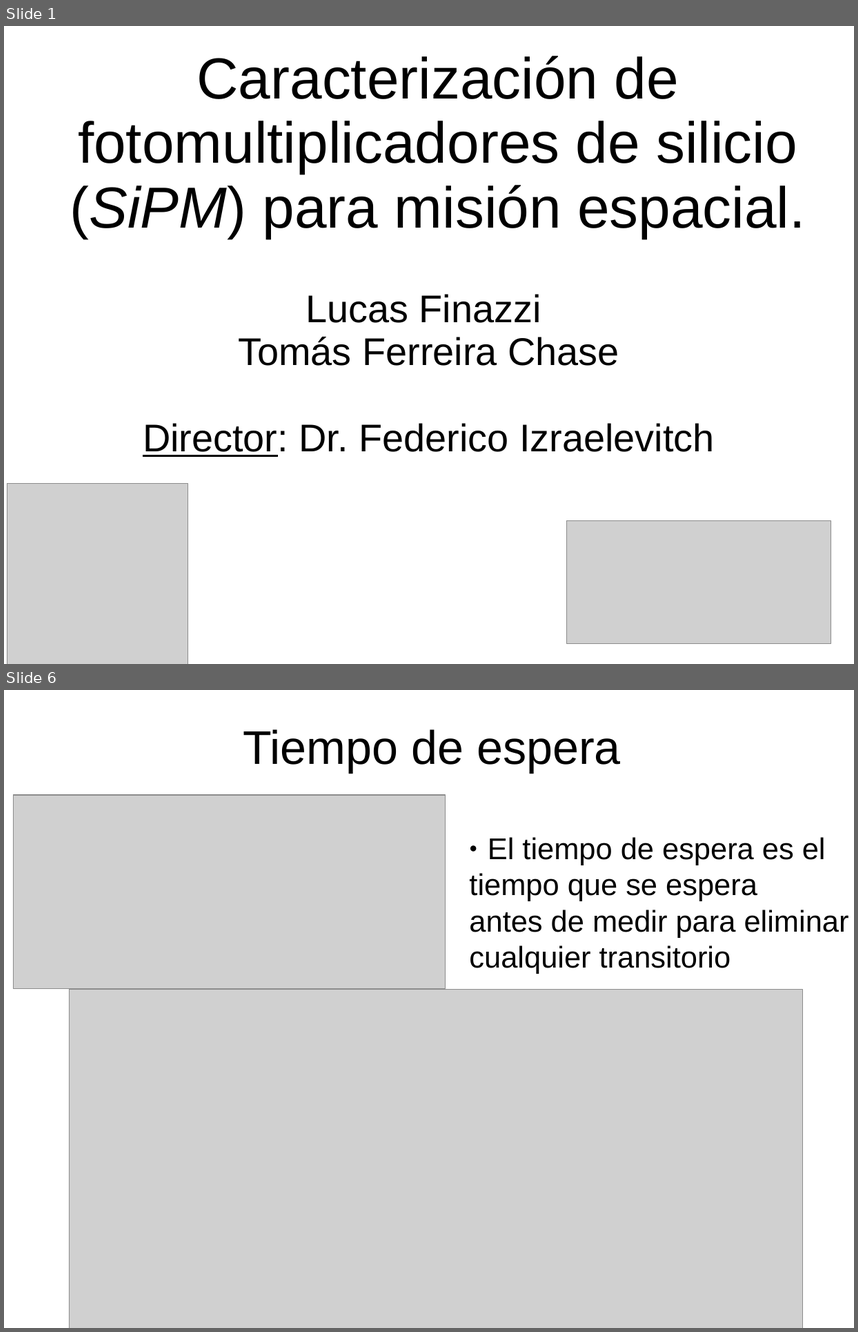
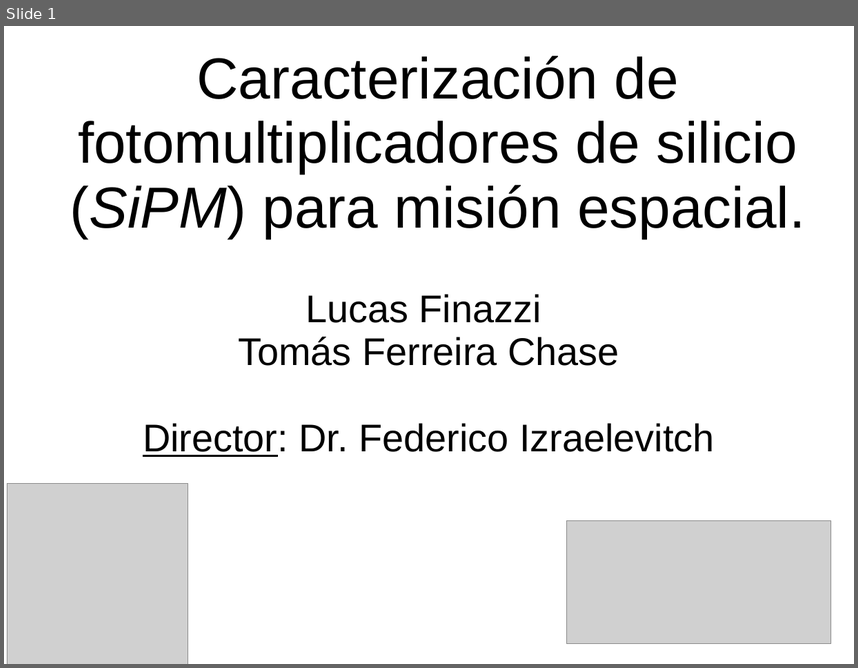
Before and after one commit to labosat/Labo-7, a slide deck: Charla Avance Labo7.odp. Shown one above the other, each under a label of ours: slides 1 and 6 before the commit, slide 1 after it; the slides between them are not shown. The pictures are 858x1332 and 858x668 pixels, drawn with LibreOffice and Linux fonts; fonts in the diff are those of the drawing; grey boxes stand for pictures. Boxes give left, top, right and bottom in pixels: in the first picture for what was removed or moved away, otherwise in the second. Text is boxed around its words. In the diff, an @@ line names an element or a change of style, - is before the commit and + after.

```diff
--- a/Charla Avance Labo7.odp
+++ b/Charla Avance Labo7.odp
@@ slide 6 removed at [4,690,854,1328], background #FFFFFF @@
@@ text removed at [243,729,621,773] @@
-Tiempo de espera
@@ picture removed at [13,795,445,989] @@
@@ text removed at [469,837,849,974] @@
-● El tiempo de espera es el
-tiempo que se espera
-antes de medir para eliminar
-cualquier transitorio
@@ picture removed at [70,989,803,1328] @@
```
Also in this commit, not shown: 8 slides changed, 3 slides added, 1 other slide removed, 5 other files.
